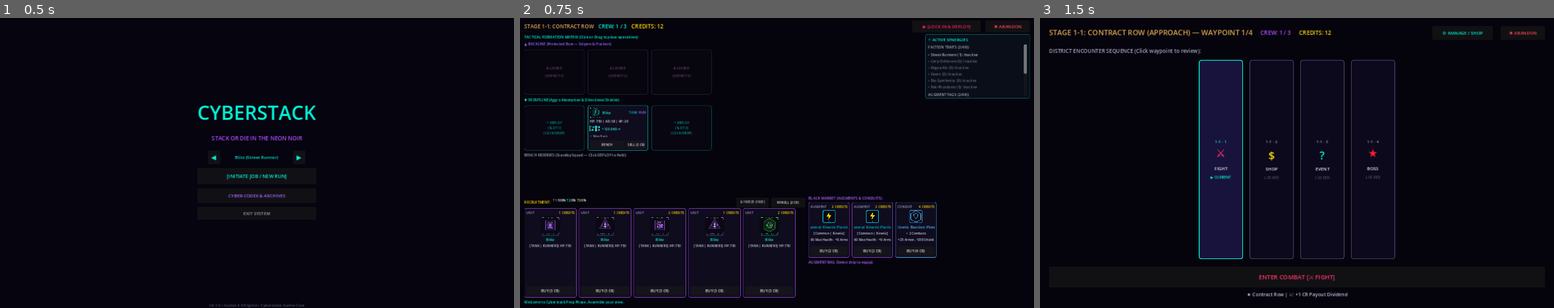
Above: before the commit, frames 1-3 (left to right).
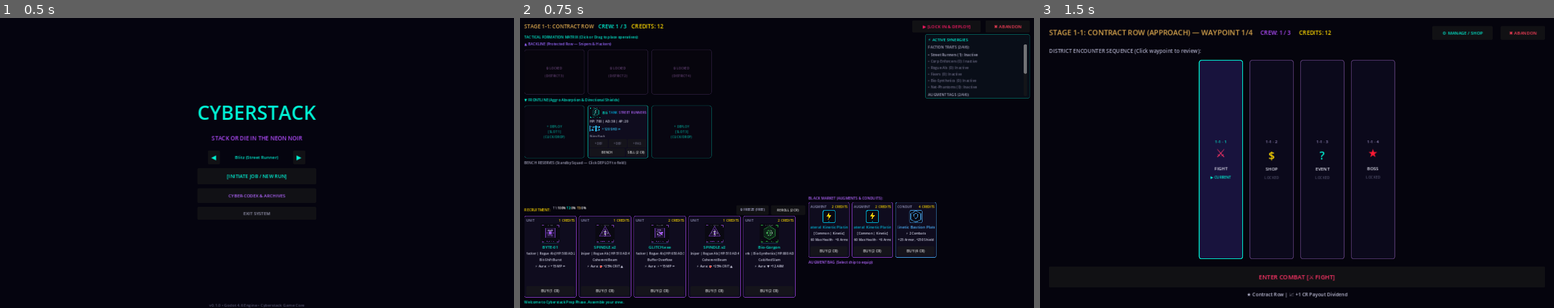
Above: after the commit, the same moments.

Repository: TheStickface/Cyberstack
Game: Godot game, scene res://src/ui/screens/Main.tscn
The game is run twice, just before and just after one commit, with the same random seed, the same clock (stepped at 60 frames per second) and the same inputs.
Inputs:
- Up to frame 1 (0.5 s): no input
- Up to frame 2 (0.75 s): click "[INITIATE JOB / NEW RUN]" at 0.5 s
- Up to frame 3 (1.5 s): click "▶ [LOCK IN & DEPLOY]" at 1.25 s

Frame 1 is identical in both runs. In frame 2, 3.7% of the frame differs, in the area x 0-55%, y 32-95%; in frame 3, nothing differs.
Error before the commit: Invalid access to property or key 'tier' on a base object of type 'Resource (UnitResource)'. (res://src/ui/components/OperativeCard.gd:394)

Commit message:
fix(ui): resolve runtime crash on unit_res.tier and fix card name/details display

Diff:
--- a/src/ui/components/OperativeCard.gd
+++ b/src/ui/components/OperativeCard.gd
@@ -309,6 +309,8 @@
 func _ensure_nodes() -> void:
 	if portrait_icon == null:
 		portrait_icon = get_node_or_null("Margin/VBox/Header/PortraitIcon")
+	if portrait_frame == null:
+		portrait_frame = get_node_or_null("Margin/VBox/Header/PortraitIcon/Frame")
 	if name_label == null:
 		name_label = get_node_or_null("Margin/VBox/Header/NameLabel")
 	if role_badge == null:
@@ -391,9 +393,9 @@
 		portrait_icon.visible = res.portrait != null
 	if portrait_frame:
 		var border_col = Color(0, 0.95, 0.83, 0.6)
-		if res.tier == 2:
+		if res.base_cost == 2:
 			border_col = Color(0.2, 0.7, 1.0, 0.8)
-		elif res.tier >= 3:
+		elif res.base_cost >= 3:
 			border_col = Color(1.0, 0.85, 0.0, 0.9)
 		var frame_style = StyleBoxFlat.new()
 		frame_style.bg_color = Color(0.04, 0.03, 0.08, 0.85)
--- a/src/ui/components/ShopSlotCard.gd
+++ b/src/ui/components/ShopSlotCard.gd
@@ -67,6 +67,7 @@
 func setup(p_index: int, p_data: Dictionary, player_gold: int) -> void:
 	slot_index = p_index
 	slot_data = p_data
+	_resolve_nodes()
 	_update_ui(player_gold)
 
 func _update_ui(player_gold: int) -> void:
@@ -105,9 +106,10 @@
 			icon_rect.visible = unit_res.portrait != null
 		if icon_frame:
 			var border_col = Color(0, 0.95, 0.83, 0.6)
-			if unit_res.tier == 2:
+			var u_cost = cost if cost > 0 else unit_res.base_cost
+			if u_cost == 2:
 				border_col = Color(0.2, 0.7, 1.0, 0.8)
-			elif unit_res.tier >= 3:
+			elif u_cost >= 3:
 				border_col = Color(1.0, 0.85, 0.0, 0.9)
 			_set_frame_border(icon_frame, border_col)
 		if name_label:
@@ -207,3 +209,19 @@
 	style.corner_radius_bottom_right = 3
 	style.corner_radius_bottom_left = 3
 	p_frame.add_theme_stylebox_override("panel", style)
+
+func _resolve_nodes() -> void:
+	if type_label == null:
+		type_label = get_node_or_null("Margin/VBox/Header/TypeLabel")
+	if cost_label == null:
+		cost_label = get_node_or_null("Margin/VBox/Header/CostLabel")
+	if icon_rect == null:
+		icon_rect = get_node_or_null("Margin/VBox/NameRow/IconRect")
+	if icon_frame == null:
+		icon_frame = get_node_or_null("Margin/VBox/NameRow/IconRect/Frame")
+	if name_label == null:
+		name_label = get_node_or_null("Margin/VBox/NameRow/NameLabel")
+	if details_label == null:
+		details_label = get_node_or_null("Margin/VBox/DetailsLabel")
+	if buy_btn == null:
+		buy_btn = get_node_or_null("Margin/VBox/BuyBtn")
--- a/src/ui/components/ShopSlotCard.tscn
+++ b/src/ui/components/ShopSlotCard.tscn
@@ -90,7 +90,7 @@
 size_flags_horizontal = 3
 theme_override_colors/font_color = Color(0, 0.95, 0.83, 1)
 theme_override_font_sizes/font_size = 10
-text = "Blitz"
+text = ""
 horizontal_alignment = 1
 clip_text = true
 
@@ -99,7 +99,7 @@
 size_flags_vertical = 3
 theme_override_colors/font_color = Color(0.8, 0.8, 0.88, 1)
 theme_override_font_sizes/font_size = 8
-text = "[TANK | RUNNERS] HP: 750"
+text = ""
 horizontal_alignment = 1
 clip_text = true
 
